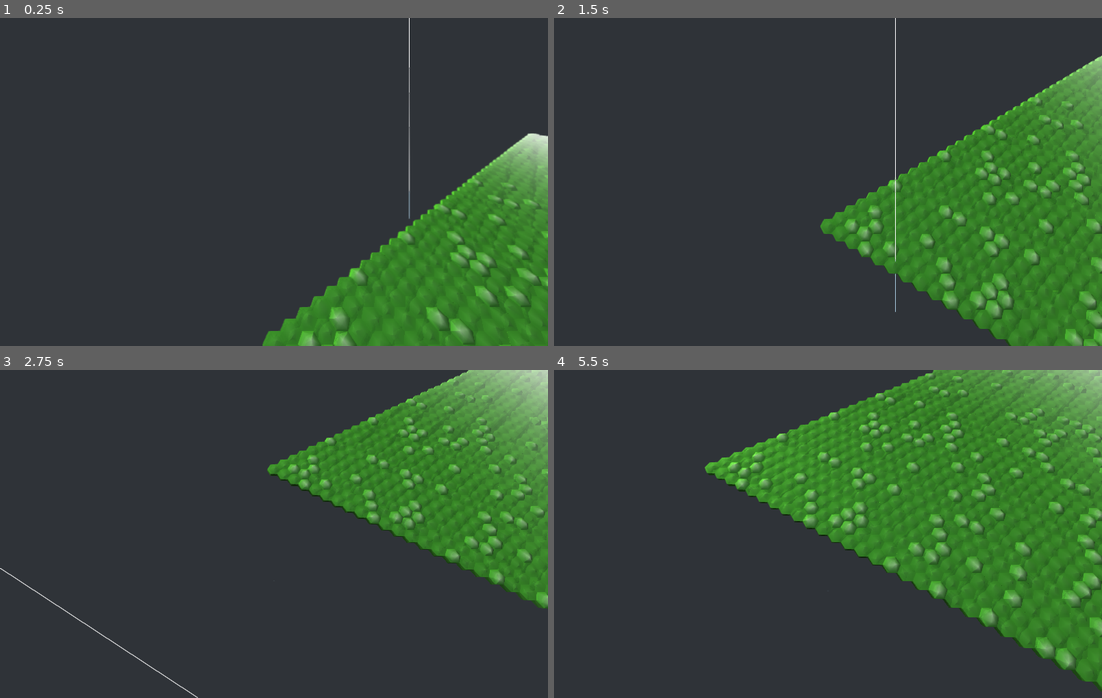
Above: before the commit, frames 1-4 (two rows, left to right).
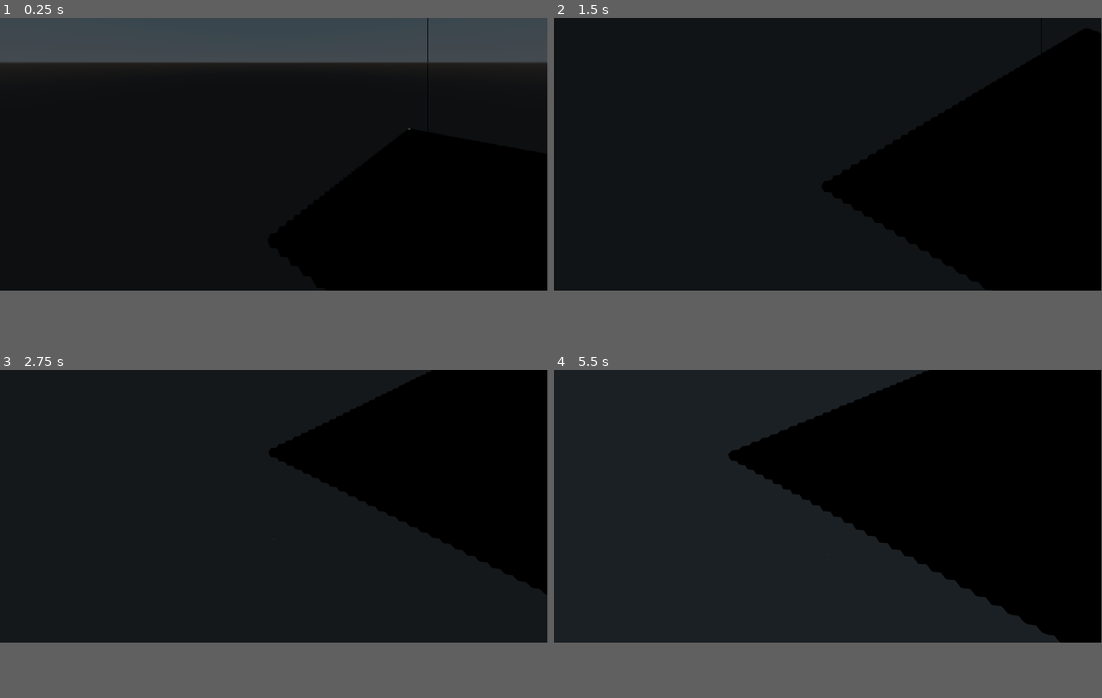
Above: after the commit, the same moments.

Repository: cloudziq/CIVI
Game: Godot game, scene res://data/res/MAP.tscn
Two runs of this game, one before a commit and one after it. Both use one fixed random seed, a clock stepped at 60 frames per second and the inputs below.
Inputs (mouse positions are in pixels of both pictures, inside the frame that each line leads up to):
- Up to frame 1 (0.25 s): no input
- Up to frame 2 (1.5 s): move the mouse to (948, 165) at 0.52 s; hold Mouse wheel up (zoom+) 0.53-1.28 s; click (948, 165) at 0.67 s; tap Mouse wheel down (zoom-) at 0.8, 1.35 s; move the mouse to (718, 198) at 1.27 s; click (718, 198) at 1.42 s
- Up to frame 3 (2.75 s): tap Mouse wheel up (zoom+) at 1.55 s; move the mouse to (328, 461) at 2.02 s; hold S (move_D) from 2.03 s (still down); click (328, 461) at 2.17 s; tap Mouse wheel down (zoom-) at 2.3 s
- Up to frame 4 (5.5 s): move the mouse to (800, 599) at 2.77 s; release S (move_D) at 2.78 s; tap A (move_L) at 2.85 s; click (800, 599) at 2.92 s; tap Mouse wheel up (zoom+) at 3.05, 4.55 s; move the mouse to (992, 583) at 3.52 s; hold D (move_R) 3.53-4.28 s; click (992, 583) at 3.67 s; tap Mouse wheel down (zoom-) at 3.8, 5.3 s; move the mouse to (663, 484) at 4.27 s; tap W (move_U) at 4.35 s; click (663, 484) at 4.42 s; move the mouse to (855, 534) at 5.02 s; hold Mouse wheel up (zoom+) from 5.03 s (still down); click (855, 534) at 5.17 s
In our replay, the window is 800x480 before the commit and 799x399 after it. These sizes can differ from the game's own. Grey fills any space a smaller window leaves; there, only what the larger window draws over its background counts as a difference.

The runs differ from the first frame. In frame 1, 77% of the frame differs, in the area x 0-100%, y 0-100%; in frame 2, 87%; in frame 3, 83%; in frame 4, 41%.

Commit message:
toying with dynamic day/night cycle..  :S

Diff:
--- a/data/res/Camera.gd
+++ b/data/res/Camera.gd
@@ -7,18 +7,21 @@
 var target_tilt    := 0.0
 var target_fov     := 0.0
 var target_dof     := 0.0
+var target_sd      := 0.0
 
 var def_zoom_speed := 25.0
 var def_move_speed := 2.0
 
-var min_h :=  16.0
-var max_h :=  40.0
-var min_a := -42.0
-var max_a := -76.0
-var min_f :=  52.0
-var max_f :=  96.0
-var min_d :=  0.1
-var max_d :=  0.0
+var min_h  :=  16.0
+var max_h  :=  40.0
+var min_a  := -40.0
+var max_a  := -76.0
+var min_f  :=  52.0
+var max_f  :=  96.0
+var min_d  :=  0.06
+var max_d  :=  0.0
+var min_sd :=  60
+var max_sd :=  80
 
 
 var hex_radius    = 2.0
@@ -27,7 +30,7 @@
 var immediate_geometry : ImmediateGeometry
 
 
-var dof : float
+var xx    : float
 
 
 
@@ -35,7 +38,6 @@
 
 
 func _ready() -> void:
-	# Dodajemy ImmediateGeometry do kamery (jeśli nie ma go na scenie)
 	immediate_geometry  = ImmediateGeometry.new()
 	add_child(immediate_geometry)
 	cam_mod()
@@ -45,18 +47,19 @@
 
 
 func _process(delta: float) -> void:
-	#  Zooming:
+	#  Zoom:
 	if zoom_speed != 0:
 		global_transform.origin.y  = clamp(global_transform.origin.y+zoom_speed*delta,min_h,max_h)
 		zoom_speed                 = lerp(zoom_speed, 0.0, .16)
-
-	#  Moving:
+		cam_mod()
+
+	#  Move:
 	if move_vector != Vector3():
 		var vector  = transform.basis.x * move_vector.x + transform.basis.z * move_vector.z
 		vector.y    = 0
 		global_transform.origin += vector.normalized() * move_vector.length() * delta
 
-	#  Tilting:
+	#  Tilt:
 	if rotation_degrees.x != target_tilt:
 		rotation_degrees.x = lerp(rotation_degrees.x, target_tilt, 0.06)
 
@@ -65,9 +68,14 @@
 		fov = lerp(fov, target_fov, 0.08)
 
 	#  DOF:
-	dof  = $"%Env".environment.dof_blur_far_amount
-	if dof != target_dof:
-		$"%Env".environment.dof_blur_far_amount = lerp(dof, target_dof, 0.008)
+	xx  = $"%Env".environment.dof_blur_far_amount
+	if xx != target_dof:
+		$"%Env".environment.dof_blur_far_amount = lerp(xx, target_dof, 0.01)
+
+	#  Shadow Distance:
+	xx  = $"%Sun".directional_shadow_max_distance
+	if xx != target_sd:
+		$"%Sun".directional_shadow_max_distance = lerp(xx, target_sd, .6)
 
 	update_selected_hex()
 
@@ -104,16 +112,14 @@
 
 
 func cam_mod(move := 0.0) -> void:
-
-	var ratio := (global_transform.origin.y - min_h) / (max_h - min_h)
-#	ratio += zoom_speed
-#	zoom_speed += move
-	zoom_speed = clamp(zoom_speed + move, -def_zoom_speed, def_zoom_speed)
-	move_speed_add = def_move_speed * (1 + ratio * 22)
-
-	target_tilt  = lerp(min_a, max_a, ratio)
-	target_fov   = lerp(min_f, max_f, ratio)
-	target_dof   = lerp(min_d, max_d, ratio)
+	var ratio      := (global_transform.origin.y - min_h) / (max_h - min_h)
+	zoom_speed      = clamp(zoom_speed + move, -def_zoom_speed, def_zoom_speed)
+	move_speed_add  = def_move_speed * (1 + ratio * 22)
+
+	target_tilt  = lerp(min_a,  max_a,  ratio)
+	target_fov   = lerp(min_f,  max_f,  ratio)
+	target_dof   = lerp(min_d,  max_d,  ratio)
+	target_sd    = lerp(min_sd, max_sd, ratio)
 
 
 
@@ -139,10 +145,10 @@
 		var hit_pos = result.position  # Pozycja przecięcia promienia z obiektem
 		var hex_coords = world_to_hex(hit_pos)  # Zamiana pozycji na współrzędne heksagonalne
 		selected_hex = hex_coords
-		print("Heks na współrzędnych: ", hex_coords)
+#		print("Heks na współrzędnych: ", hex_coords)
 	else:
 		selected_hex = null
-		print("Kursor nie jest nad żadnym heksem.")
+#		print("Kursor nie jest nad żadnym heksem.")
 
 func draw_debug_line(from, to) -> void:
 	immediate_geometry.clear()
--- a/data/res/MAP.gd
+++ b/data/res/MAP.gd
@@ -52,14 +52,14 @@
 	var material_hill  = SpatialMaterial.new()
 
 	#  flat01 mat:
-	material_flat.albedo_color  = Color(0.396078, 0.898039, 0.227451)
+	material_flat.albedo_color  = Color(0.6, 1, 0.3)
 	material_flat.roughness     = .9
 	material_flat.metallic      =  1
 
 	#  hill01 mat:
-	material_hill.albedo_color  = Color(0.396078, 0.898039, 0.227451)
+	material_hill.albedo_color  = Color(0.6, 1, 0.3)
 	material_hill.roughness     = .9
-	material_hill.metallic      = 1
+	material_hill.metallic      =  1
 
 	var flat_count = 0
 	var hill_count = 0
@@ -71,18 +71,18 @@
 			hill_count += 1
 
 	#  flat01:
-	terrain_data[0][1].multimesh = MultiMesh.new()
-	terrain_data[0][1].multimesh.mesh = load("res://data/models/map/tile/flat01.obj")
-	terrain_data[0][1].multimesh.transform_format = MultiMesh.TRANSFORM_3D
-	terrain_data[0][1].multimesh.instance_count = flat_count
-	terrain_data[0][1].material_override = material_flat
+	terrain_data[0][1].multimesh       = MultiMesh.new()
+	terrain_data[0][1].multimesh.mesh  = load("res://data/models/map/tile/flat01.obj")
+	terrain_data[0][1].multimesh.transform_format  = MultiMesh.TRANSFORM_3D
+	terrain_data[0][1].multimesh.instance_count    = flat_count
+	terrain_data[0][1].material_override           = material_flat
 
 	#  hill01:
-	terrain_data[1][1].multimesh = MultiMesh.new()
-	terrain_data[1][1].multimesh.mesh = load("res://data/models/map/tile/hill01.obj")
-	terrain_data[1][1].multimesh.transform_format = MultiMesh.TRANSFORM_3D
-	terrain_data[1][1].multimesh.instance_count = hill_count
-	terrain_data[1][1].material_override = material_hill
+	terrain_data[1][1].multimesh       = MultiMesh.new()
+	terrain_data[1][1].multimesh.mesh  = load("res://data/models/map/tile/hill01.obj")
+	terrain_data[1][1].multimesh.transform_format  = MultiMesh.TRANSFORM_3D
+	terrain_data[1][1].multimesh.instance_count    = hill_count
+	terrain_data[1][1].material_override           = material_hill
 
 	var i_flat = 0
 	var i_hill = 0
--- a/data/res/MAP.tscn
+++ b/data/res/MAP.tscn
@@ -1,26 +1,50 @@
-[gd_scene load_steps=4 format=2]
+[gd_scene load_steps=5 format=2]
 
 [ext_resource path="res://data/res/Camera.gd" type="Script" id=1]
 [ext_resource path="res://data/res/MAP.gd" type="Script" id=2]
 [ext_resource path="res://default_env.tres" type="Environment" id=3]
+[ext_resource path="res://data/res/Sun.gd" type="Script" id=4]
 
 [node name="MAP" type="Spatial"]
 script = ExtResource( 2 )
 
-[node name="DirectionalLight" type="DirectionalLight" parent="."]
-transform = Transform( 0.949918, 0.0638517, 0.305908, 0, -0.978903, 0.204325, 0.3125, -0.194092, -0.929877, 0, 18.7, 0 )
-light_color = Color( 0.768627, 0.803922, 0.603922, 1 )
-light_energy = 20.0
-light_indirect_energy = 6.0
-light_specular = 0.1
+[node name="Sun" type="DirectionalLight" parent="."]
+unique_name_in_owner = true
+transform = Transform( 1, 0, 0, 0, 0.90616, 0.422935, 0, -0.422935, 0.90616, 0, 100.95, 0 )
+light_color = Color( 0.560784, 0.552941, 0.552941, 1 )
+light_specular = 0.22
 light_bake_mode = 2
 shadow_enabled = true
-shadow_color = Color( 0.14902, 0.164706, 0.168627, 1 )
-shadow_bias = 0.122
+shadow_color = Color( 0.160784, 0.196078, 0.203922, 1 )
+shadow_bias = 0.996
+directional_shadow_mode = 0
+directional_shadow_split_1 = 0.219
+directional_shadow_split_2 = 0.254
+directional_shadow_split_3 = 0.456
+directional_shadow_blend_splits = true
+directional_shadow_depth_range = 1
+script = ExtResource( 4 )
+
+[node name="Moon" type="DirectionalLight" parent="."]
+unique_name_in_owner = true
+transform = Transform( 1, 0, 0, 0, 1, 0, 0, 0, 1, 0, 100, 0 )
+light_color = Color( 0.168627, 0.176471, 0.258824, 1 )
+light_specular = 0.22
+light_bake_mode = 2
+shadow_enabled = true
+shadow_color = Color( 0.105882, 0.164706, 0.176471, 1 )
+directional_shadow_mode = 0
+directional_shadow_split_1 = 0.219
+directional_shadow_split_2 = 0.254
+directional_shadow_split_3 = 0.456
+directional_shadow_blend_splits = true
+directional_shadow_depth_range = 1
+directional_shadow_max_distance = 75.7
 
 [node name="Camera" type="Camera" parent="."]
 transform = Transform( 0.5, -0.0012092, -0.866025, 0, 0.999999, -0.00139626, 0.866025, 0.000698131, 0.499999, 0, 40, 0 )
 current = true
+fov = 158.1
 near = 0.04
 far = 112.0
 script = ExtResource( 1 )
--- /dev/null
+++ b/data/res/Sun.gd
@@ -0,0 +1,96 @@
+extends DirectionalLight
+
+# Parametry cyklu dnia
+var day_length :=  20.0  # Czas całego dnia w sekundach
+var sun_angle  :=  22.0  # Startowy kąt słońca (tuż przed wschodem)
+var moon_angle := -60.0  # Startowy kąt księżyca
+
+# Światła i kolory
+var morning_intensity := 0.8
+var afternoon_intensity := 1.0
+var sunset_intensity := 0.6
+var night_intensity := 0.02
+
+var morning_light_color := Color(1.0, 0.7, 0.5)
+var afternoon_light_color := Color(1.0, 1.0, 1.0)
+var sunset_light_color := Color(1.0, 0.4, 0.3)
+var night_light_color := Color(0.1, 0.1, 0.4)
+
+# Wartości dla background_energy
+var morning_energy := 0.6
+var afternoon_energy := 1.0
+var sunset_energy := 0.6
+var night_energy := 0.2
+
+# Referencje do obiektów
+onready var sun := $"%Sun"
+onready var moon := $"%Moon"
+onready var world_environment := $"%Env"
+
+# Czas faz
+var morning_duration := 0.25  # 25% dnia
+var afternoon_duration := 0.4  # 40% dnia
+var sunset_duration := 0.15  # 15% dnia
+var night_duration := 0.2  # 20% nocy
+
+func _process(delta):
+	# Aktualizacja kąta Słońca i Księżyca
+	sun_angle += (360.0 / day_length) * delta
+	moon_angle += (360.0 / day_length) * delta
+
+	if sun_angle > 360.0:
+		sun_angle -= 360.0
+
+	if moon_angle > 360.0:
+		moon_angle -= 360.0
+
+	# Ustawienie rotacji Słońca i Księżyca
+	sun.rotation_degrees = Vector3(sun_angle, 0, 0)
+	moon.rotation_degrees = Vector3(moon_angle, 0, 0)
+
+	# Aktualizacja kolorów i intensywności
+	var sun_phase := sun_angle / 360.0
+	update_lighting(sun_phase)
+
+func update_lighting(phase: float):
+	# Poranek: wschód słońca (0 - 0.25)
+	if phase < morning_duration:
+		var t := phase / morning_duration
+		sun.light_color = night_light_color.linear_interpolate(morning_light_color, t)
+		sun.light_energy = lerp(night_intensity, morning_intensity, t)
+		update_environment(morning_light_color, t, night_energy, morning_energy)
+
+	# Popołudnie: pełnia dnia (0.25 - 0.65)
+	elif phase < (morning_duration + afternoon_duration):
+		var t := (phase - morning_duration) / afternoon_duration
+		sun.light_color = morning_light_color.linear_interpolate(afternoon_light_color, t)
+		sun.light_energy = lerp(morning_intensity, afternoon_intensity, t)
+		update_environment(afternoon_light_color, t, morning_energy, afternoon_energy)
+
+	# Zachód słońca: długie cienie (0.65 - 0.80)
+	elif phase < (morning_duration + afternoon_duration + sunset_duration):
+		var t := (phase - morning_duration - afternoon_duration) / sunset_duration
+		sun.light_color = afternoon_light_color.linear_interpolate(sunset_light_color, t)
+		sun.light_energy = lerp(afternoon_intensity, sunset_intensity, t)
+		update_environment(sunset_light_color, t, afternoon_energy, sunset_energy)
+
+	# Noc: chłodne światło księżyca (0.80 - 1.0)
+	else:
+		var t := (phase - morning_duration - afternoon_duration - sunset_duration) / night_duration
+		sun.light_color = sunset_light_color.linear_interpolate(night_light_color, t)
+		sun.light_energy = lerp(sunset_intensity, night_intensity, t)
+		update_environment(night_light_color, t, sunset_energy, night_energy)
+
+	# Księżyc
+	if phase > 0.65 or phase < 0.2:
+		moon.visible = true
+		moon.light_energy = lerp(night_intensity, morning_intensity, 1.0 - phase)
+	else:
+		moon.visible = false
+
+# Aktualizacja parametrów WorldEnvironment, w tym background_energy
+func update_environment(color: Color, t: float, energy_start: float, energy_end: float):
+	var sky_color := color.linear_interpolate(night_light_color, t * 0.5)
+	world_environment.environment.background_color = sky_color
+#	world_environment.environment.fog_color = sky_color
+	world_environment.environment.background_energy = lerp(energy_start, energy_end, t)
--- a/default_env.tres
+++ b/default_env.tres
@@ -1,30 +1,25 @@
 [gd_resource type="Environment" load_steps=2 format=2]
 
 [sub_resource type="ProceduralSky" id=1]
-sky_curve = 0.385838
-ground_bottom_color = Color( 0.188235, 0.203922, 0.219608, 1 )
-ground_horizon_color = Color( 0.188235, 0.203922, 0.219608, 1 )
-ground_curve = 0.0414105
-sun_latitude = 4.4
-sun_longitude = 26.0
-sun_energy = 2.0
+radiance_size = 3
 
 [resource]
 background_mode = 2
 background_sky = SubResource( 1 )
 background_color = Color( 0.411765, 0.427451, 0.443137, 1 )
+ambient_light_color = Color( 0.52549, 0.482353, 0.482353, 1 )
 fog_enabled = true
 fog_color = Color( 1, 1, 1, 1 )
-fog_sun_amount = 0.65
 fog_depth_begin = 26.7
 fog_depth_end = 166.0
 fog_depth_curve = 2.54913
 fog_height_enabled = true
 fog_height_min = -6.0
 fog_height_max = 1.4
-fog_height_curve = 68.5931
+fog_height_curve = 194.01
 dof_blur_far_enabled = true
-dof_blur_far_distance = 8.0
+dof_blur_far_distance = 6.0
 dof_blur_far_transition = 40.0
 dof_blur_far_amount = 0.06
+dof_blur_far_quality = 0
 glow_intensity = 3.58
--- a/project.godot
+++ b/project.godot
@@ -12,12 +12,16 @@
 
 config/name="CIVI"
 run/main_scene="res://data/res/MAP.tscn"
+boot_splash/image="res://logo.png"
+boot_splash/fullsize=false
+boot_splash/bg_color=Color( 0, 0, 0, 1 )
 
 [display]
 
-window/size/width=1000
+window/size/width=960
+window/size/height=480
 window/size/always_on_top=true
-window/stretch/mode="2d"
+window/vsync/use_vsync=false
 window/stretch/aspect="expand"
 
 [gui]
@@ -118,7 +122,7 @@
 quality/driver/driver_name="GLES2"
 vram_compression/import_etc=true
 vram_compression/import_etc2=false
-quality/reflections/irradiance_max_size=256
+quality/reflections/irradiance_max_size=512
 quality/filters/anisotropic_filter_level=1
 quality/filters/use_nearest_mipmap_filter=true
 quality/filters/use_fxaa=true
Not shown, changed: data/models/map/tile/flat01.obj
Not shown, changed: data/models/map/tile/hill01.obj
Binary file added: logo.png
Not shown, added: logo.png.import
Not shown, changed: data/wip_files/hex_tile.blend
Not shown, changed: data/wip_files/hex_tile.blend1
